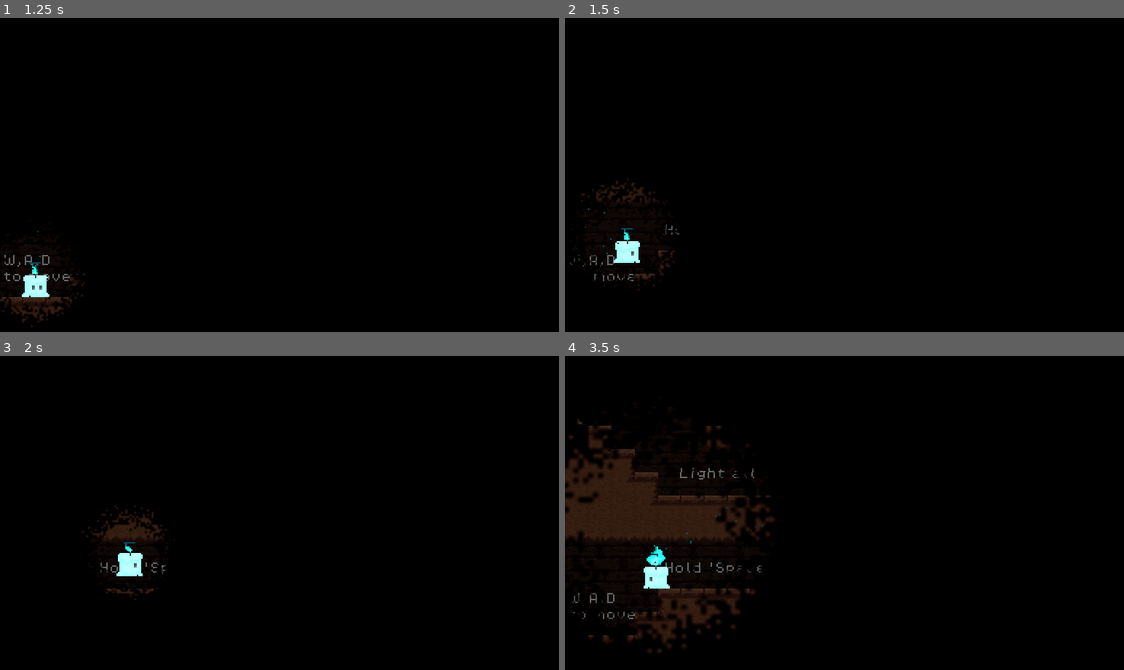
Above: before the commit, frames 1-4 (two rows, left to right).
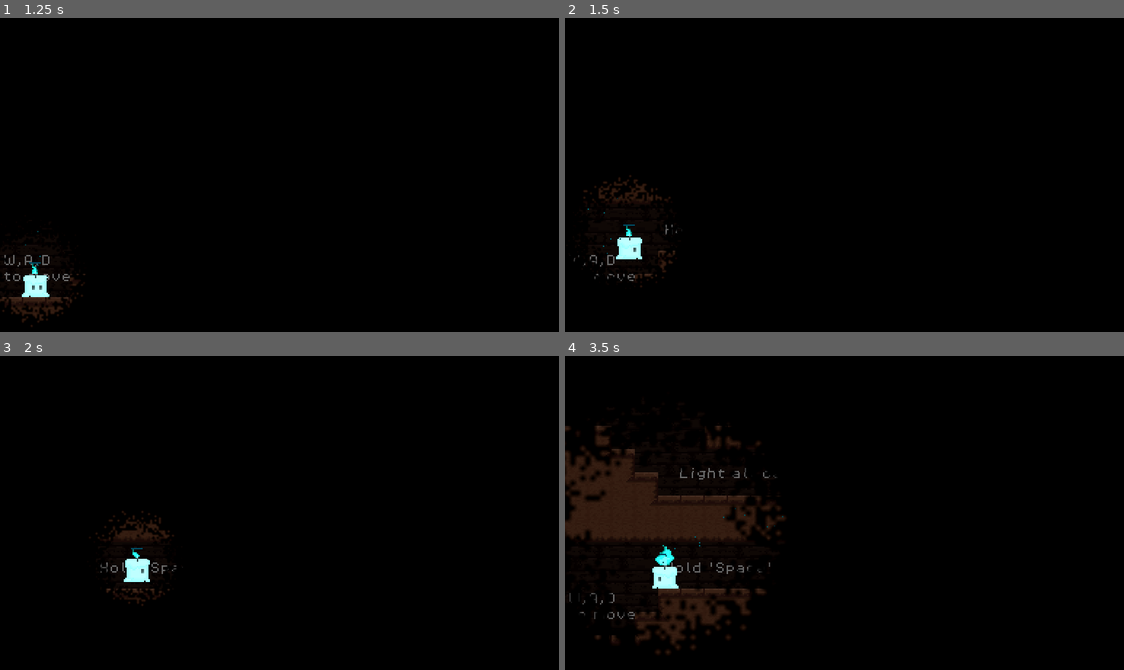
Above: after the commit, the same moments.

Repository: UlricBon/Unseen-Forces
Game: Godot game, scene res://Scene/game.tscn
The game is run twice, just before and just after one commit, with the same random seed, the same clock (stepped at 60 frames per second) and the same inputs.
Inputs:
- Up to frame 1 (1.25 s): click "PLAY" at 0.5 s
- Up to frame 2 (1.5 s): hold D (Right) from 1.28 s (still down); tap W (Jump) at 1.35 s
- Up to frame 3 (2 s): keep holding D (Right); tap W (Jump) at 1.52, 1.82 s
- Up to frame 4 (3.5 s): tap E (Enter) at 2.1 s; tap W (Jump) at 2.27, 2.3, 2.57, 3.05 s; release D (Right) at 2.78 s; hold A (Left) from 2.78 s (still down); hold Space (Interact) from 2.78 s (still down)

Frame 1 is identical in both runs. In frame 2, 0.7% of the frame differs, in the area x 0-21%, y 50-87%; in frame 3, 0.9%; in frame 4, 3.0%, in the area x 0-40%, y 20-96%.
Error before the commit: Attempt to call function 'play' in base 'null instance' on a null instance. (res://Scripts/player.gd:63)
Error after the commit: Invalid call. Nonexistent function 'start_timing' in base 'Node (Globals.gd)'. (res://Scene/game.gd:13)

Commit message:
q

Diff:
--- a/Scene/game.gd
+++ b/Scene/game.gd
@@ -10,6 +10,7 @@
 
 func _on_play_pressed():
 	get_tree().change_scene_to_file("res://Scene/level1.tscn")
+	Globals.start_timing()
 	pass # Replace with function body.
 
 func _on_controls_pressed():
--- a/Scene/player.tscn
+++ b/Scene/player.tscn
@@ -6,6 +6,7 @@
 [ext_resource type="Texture2D" uid="uid://cc82xvbdmgnco" path="res://assets/sprites/tallow_dead.png" id="4_m8m8g"]
 [ext_resource type="AudioStream" uid="uid://bib7qugxfd077" path="res://assets/sfx/wood_footstep.wav" id="5_236yo"]
 [ext_resource type="Texture2D" uid="uid://b40462075ryx2" path="res://Scene/FuelBar/fuelbar.png" id="6_4puhw"]
+[ext_resource type="AudioStream" uid="uid://dpihw3c1x7p2k" path="res://assets/sfx/jump.wav" id="7_aqori"]
 
 [sub_resource type="AtlasTexture" id="AtlasTexture_a64uq"]
 atlas = ExtResource("2_g1o0y")
@@ -389,6 +390,8 @@
 
 [node name="FootstepSFX" type="AudioStreamPlayer2D" parent="."]
 stream = ExtResource("5_236yo")
+volume_db = -5.0
+bus = &"SFX"
 
 [node name="CoyoteTimer" type="Timer" parent="."]
 one_shot = true
@@ -405,5 +408,9 @@
 value = 100.0
 texture_progress = ExtResource("6_4puhw")
 
+[node name="JumpSFX" type="AudioStreamPlayer2D" parent="."]
+stream = ExtResource("7_aqori")
+bus = &"SFX"
+
 [connection signal="timeout" from="SlowTimer" to="." method="_on_slow_timer_timeout"]
 [connection signal="timeout" from="CoyoteTimer" to="." method="_on_coyote_timer_timeout"]
--- a/Scripts/Globals.gd
+++ b/Scripts/Globals.gd
@@ -1,6 +1,7 @@
 extends Node
 
 var qwerty = 100
+var timer
 
 # Called when the node enters the scene tree for the first time.
 func _ready():
Not shown: 1 places in Scene/player.tscn that only renumber resources
